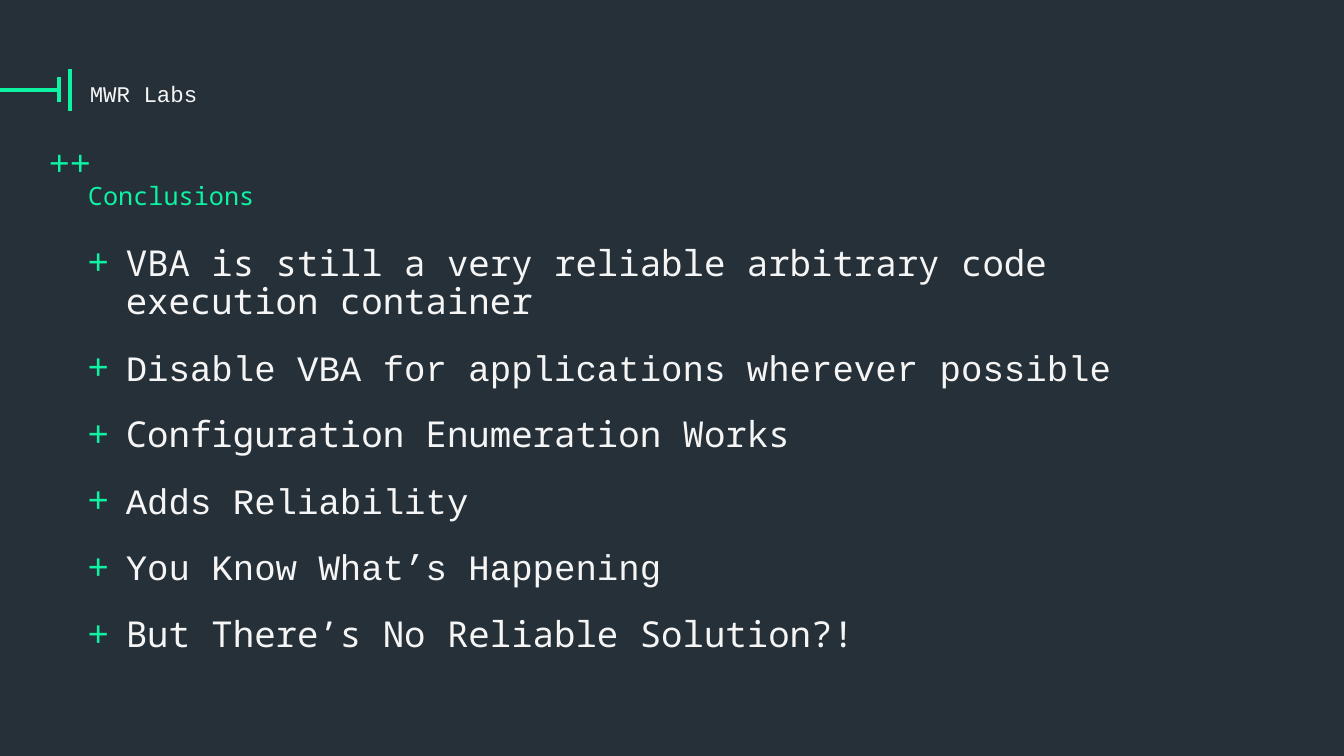
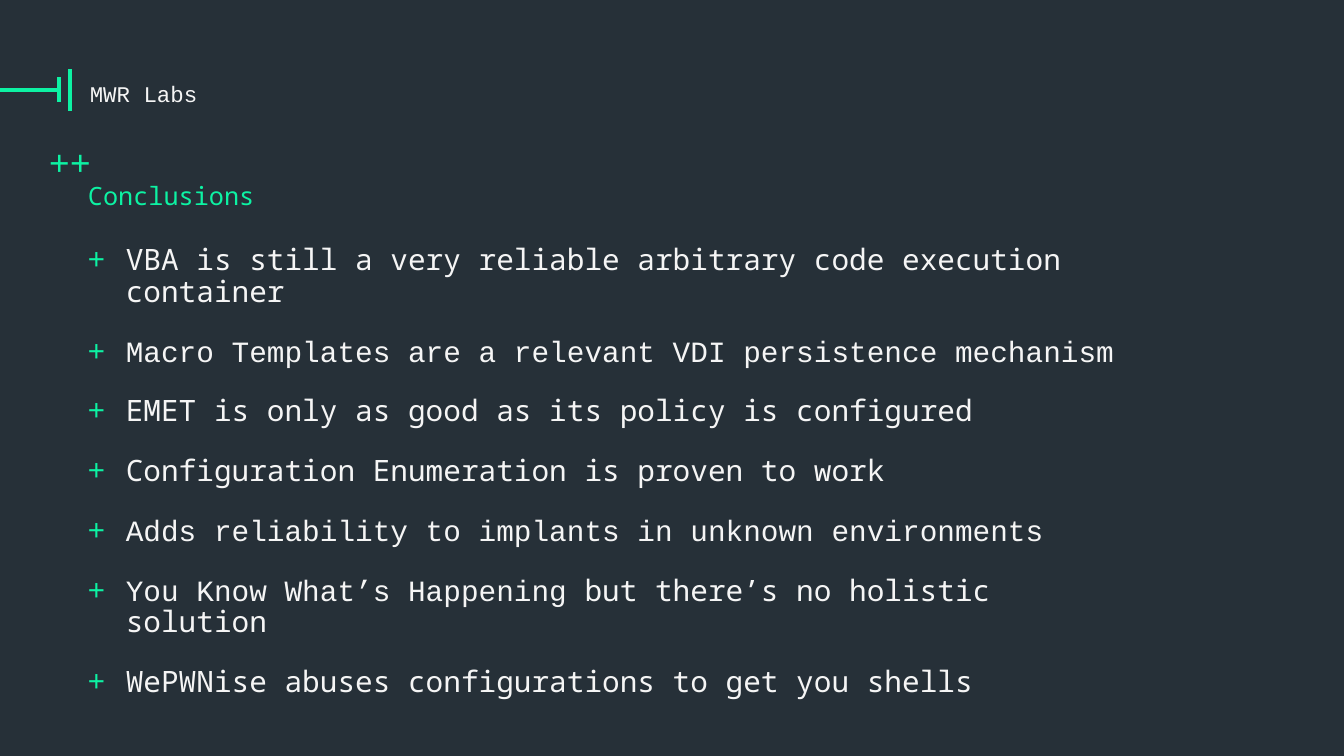
Before and after one commit to vysec/wepwnise-presentation, a slide deck: slide 38 of one-template-to-rule-them-all-v1.8.pptx (slide 40 before the commit). Drawn at 1344x756 pixels with LibreOffice and Linux fonts; fonts in the diff are those of the drawing; background and template pictures are left out. Boxes give left, top, right and bottom in pixels: in the first picture for what was removed or moved away, otherwise in the second. Text is boxed around its words. In the diff, an @@ line names an element or a change of style, - is before the commit and + after.

Commit message:
Changes

```diff
--- a/one-template-to-rule-them-all-v1.8.pptx
+++ b/one-template-to-rule-them-all-v1.8.pptx
@@ text at <box>126,247,1061,303</box>: size 51 to 42 pt in "VBA is still a very reliable arbitrary ..." @@
@@ text at <box>126,341,1114,693</box>: text changed; size 51 to 42 pt; font Courier New to Noto Sans Mono @@
-+ Disable VBA for applications wherever possible
-+ Configuration Enumeration Works
-+ Adds Reliability
-+ You Know What’s Happening
-+ But There’s No Reliable Solution?!
++ Macro Templates are a relevant VDI persistence mechanism
++ EMET is only as good as its policy is configured
++ Configuration Enumeration is proven to work
++ Adds reliability to implants in unknown environments
++ You Know What’s Happening but there’s no holistic solution
++ WePWNise abuses configurations to get you shells
```
Also in this commit, not shown: 12 other slides changed, 1 slide added, 3 slides removed.
